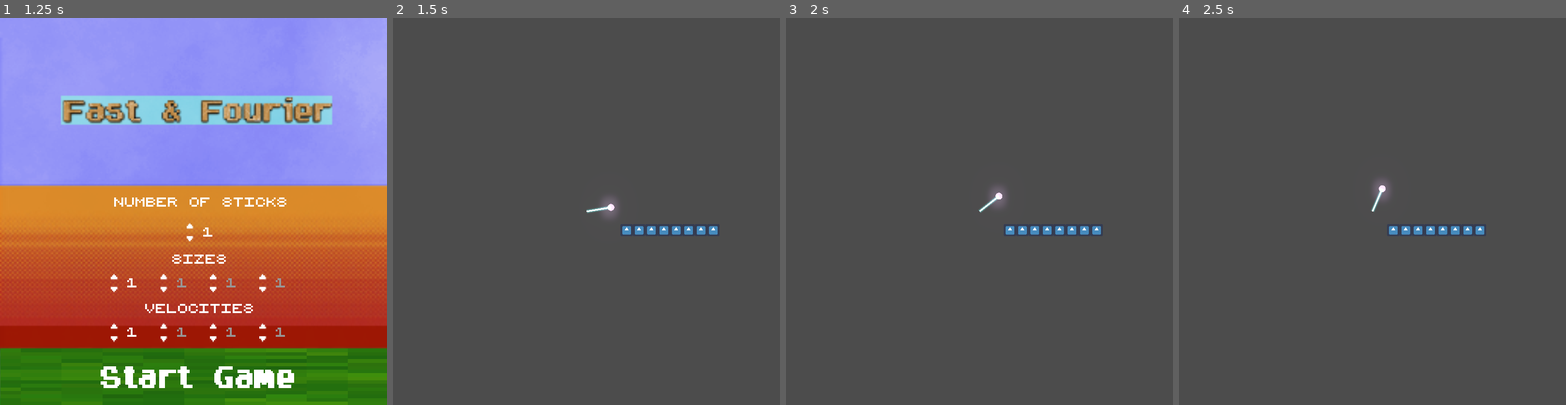
Above: before the commit, frames 1-4 (left to right).
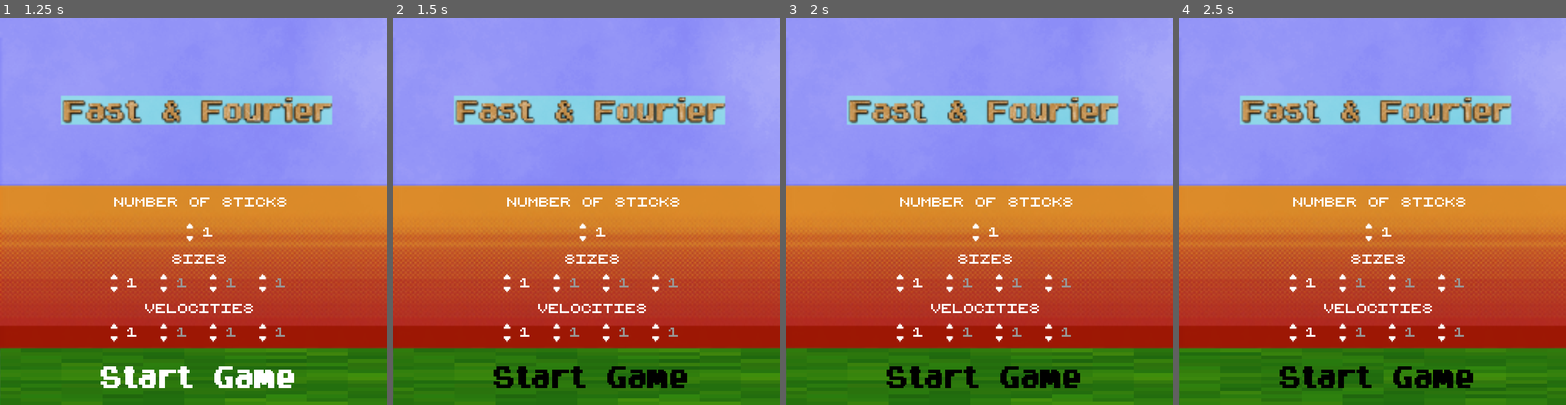
Above: after the commit, the same moments.

Repository: fyodordev/fourier-game
Game: Godot game, scene res://titlescreen.tscn
The game is run twice, just before and just after one commit, with the same random seed, the same clock (stepped at 60 frames per second) and the same inputs. The engine's default icon, where the game draws it, is replaced by a stand-in: a white triangle on a blue panel in a dark square.
Inputs (mouse positions are in pixels of both pictures, inside the frame that each line leads up to):
- Up to frame 1 (1.25 s): click (189, 238) at 0.52 s
- Up to frame 2 (1.5 s): click (590, 377) at 1.25 s
- Up to frame 3 (2 s): no input
- Up to frame 4 (2.5 s): click (1376, 377) at 2.02 s

Frame 1 is identical in both runs. In frame 2, 100% of the frame differs, in the area x 0-100%, y 0-100%; in frame 3, 100%; in frame 4, 100%.
Error before the commit: Invalid set index 'boool' (on base: 'null instance') with value of type 'bool'. (res://titlescreen.gd:6)
Error after the commit: Invalid set index 'boool' (on base: 'null instance') with value of type 'bool'. (res://titlescreen.gd:13)

Commit message:
Added DeathAnimation

Diff:
--- a/Anchor.gd
+++ b/Anchor.gd
@@ -8,4 +8,5 @@
 
 # Called every frame. 'delta' is the elapsed time since the previous frame.
 func _physics_process(delta):
-	move_and_slide(velocity)
+	#if global.move:
+		move_and_slide(velocity)
--- a/Junction.gd
+++ b/Junction.gd
@@ -12,4 +12,7 @@
 
 func _physics_process(delta):
 	if move_and_collide(velocity):
-		print("collision")
+		var animP=get_tree().get_root().get_node("World/DeathFade/AnimationPlayer")
+		animP.play("NewFade")
+		yield(animP,"animation_finished")
+		get_tree().change_scene("titlescreen.tscn")
--- a/World.tscn
+++ b/World.tscn
@@ -2,20 +2,18 @@
 
 [ext_resource path="res://World.gd" type="Script" id=1]
 [ext_resource path="res://Anchor.gd" type="Script" id=2]
-[ext_resource path="res://icon.png" type="Texture" id=3]
+[ext_resource path="res://cube.png" type="Texture" id=3]
+[ext_resource path="res://DeathFade.tscn" type="PackedScene" id=4]
 
 [sub_resource type="ConvexPolygonShape2D" id=1]
-points = PoolVector2Array( 0, 0, 64, 0, 64, 64, 0, 64 )
-
-[sub_resource type="ConvexPolygonShape2D" id=3]
-points = PoolVector2Array( 0, 0, 64, 0, 64, 64, 0, 64 )
+points = PoolVector2Array( 0, 0, 128, 0, 128, 128, 0, 128 )
 
 [sub_resource type="TileSet" id=2]
-0/name = "icon.png 0"
+0/name = "cube.png 0"
 0/texture = ExtResource( 3 )
 0/tex_offset = Vector2( 0, 0 )
 0/modulate = Color( 1, 1, 1, 1 )
-0/region = Rect2( 0, 0, 64, 64 )
+0/region = Rect2( 0, 0, 128, 128 )
 0/tile_mode = 0
 0/occluder_offset = Vector2( 0, 0 )
 0/navigation_offset = Vector2( 0, 0 )
@@ -27,22 +25,6 @@
 "shape_transform": Transform2D( 1, 0, 0, 1, 0, 0 )
 } ]
 0/z_index = 0
-1/name = "icon.png 1"
-1/texture = ExtResource( 3 )
-1/tex_offset = Vector2( 0, 0 )
-1/modulate = Color( 1, 1, 1, 1 )
-1/region = Rect2( 0, 0, 64, 64 )
-1/tile_mode = 0
-1/occluder_offset = Vector2( 0, 0 )
-1/navigation_offset = Vector2( 0, 0 )
-1/shapes = [ {
-"autotile_coord": Vector2( 0, 0 ),
-"one_way": false,
-"one_way_margin": 1.0,
-"shape": SubResource( 3 ),
-"shape_transform": Transform2D( 1, 0, 0, 1, 0, 0 )
-} ]
-1/z_index = 0
 
 [node name="World" type="Node"]
 script = ExtResource( 1 )
@@ -68,4 +50,6 @@
 collision_layer = 4
 collision_mask = 0
 format = 1
-tile_data = PoolIntArray( 65539, 0, 0, 65540, 0, 0, 65541, 0, 0, 65542, 0, 0, 65543, 0, 0, 65544, 0, 0, 65545, 0, 0, 65546, 0, 0 )
+tile_data = PoolIntArray( 9, 0, 0, 65543, 0, 0, 65546, 0, 0, 131083, 0, 0, 196615, 0, 0, 262155, 0, 0, 327687, 0, 0, 327690, 0, 0, 393225, 0, 0, 458759, 0, 0 )
+
+[node name="DeathFade" parent="." instance=ExtResource( 4 )]
--- a/global.gd
+++ b/global.gd
@@ -4,6 +4,6 @@
 var number_of_sticks = 4
 var speeds = [1,2,6,-3]
 var lengths = [2,-1,1,3]
-
+#var move = true
 func _ready():
 	pass # Replace with function body.
--- a/titlescreen.gd
+++ b/titlescreen.gd
@@ -1,13 +1,18 @@
 extends Control
-
+"""
+func _init():
+	get_node("Label/number_sticks").text=str(global.number_of_sticks)
+	for i in range(global.number_of_sticks):
+		i=i+1
+		get_node("Vel/Node2D%s"%i).text=global.speeds[i]
+		get_node("Siz/Node2D%s"%i).text=global.lengths[i]
+"""
 func _on_number_down_pressed():
 	print(int(get_node("Label/number_sticks").text))
 	if get_node("Label/number_sticks").text!="1":
 		get_node("Vel/Node2D%s"%get_node("Label/number_sticks").text).boool=false
 		get_node("Siz/Node2D%s"%get_node("Label/number_sticks").text).boool=false
 		get_node("Label/number_sticks").text=str(int(get_node("Label/number_sticks").text)-1)
-
-	print("YESS BABY")
 	pass
 func _on_number_up_pressed():
 	print(int(get_node("Label/number_sticks").text))
@@ -33,5 +38,5 @@
 		i=i+1
 		global.lengths.append(int(get_node("Siz/Node2D%s/number_sticks"%i).text))
 		global.speeds.append(int(get_node("Vel/Node2D%s/number_sticks"%i).text))
-
+	#global.move=true
 	get_tree().change_scene("res://World.tscn")
--- a/titlescreen.tscn
+++ b/titlescreen.tscn
@@ -84,7 +84,6 @@
 expand = true
 
 [node name="Label" type="Label" parent="."]
-editor/display_folded = true
 margin_left = 576.0
 margin_top = 928.0
 margin_right = 1504.0
